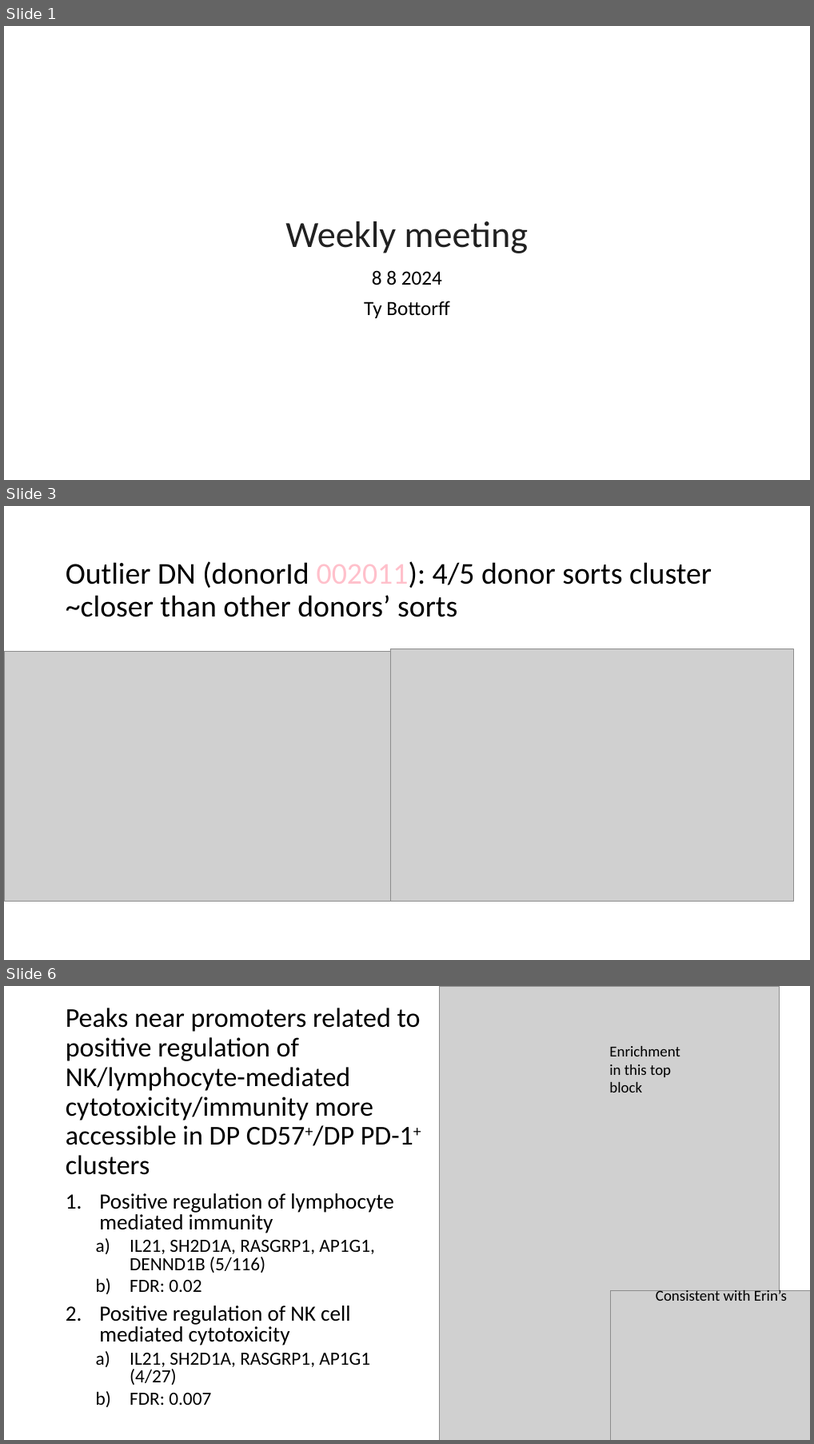
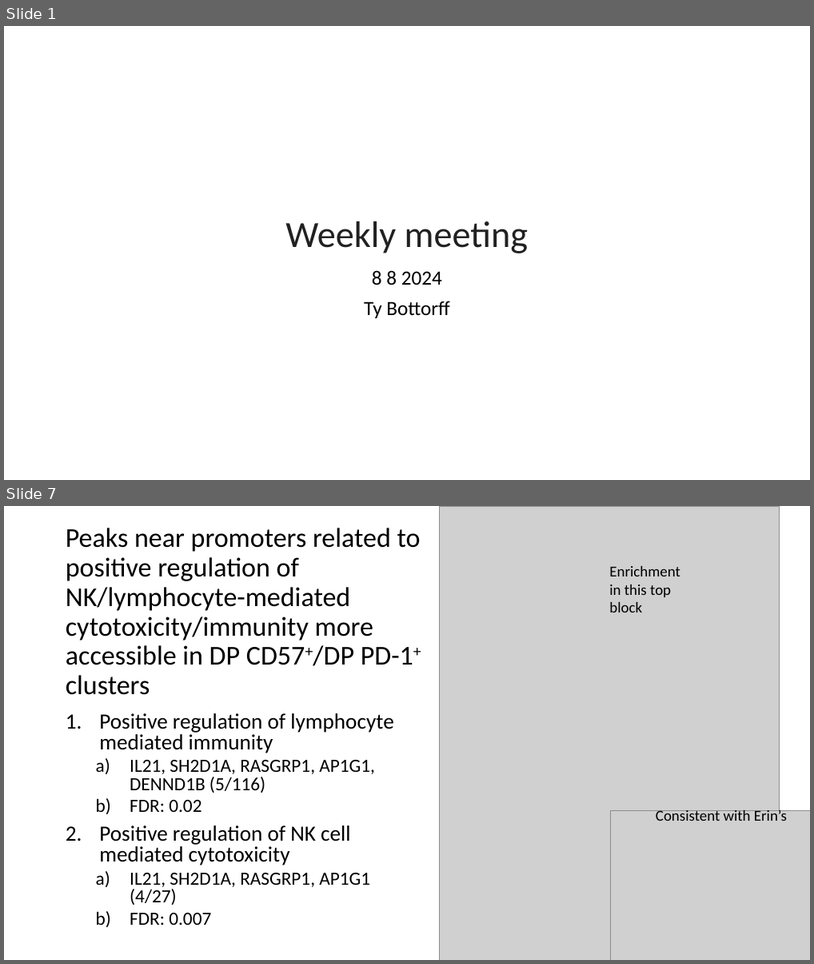
Before and after one commit to tybottorff/bottorffdocs, a slide deck: presentations/weekly_meetings/8_8_24.pptx. Shown one above the other, each under a label of ours: slides 1, 3 and 6 before the commit, slides 1 and 7 after it; the slides between them are not shown. The pictures are 814x1444 and 814x964 pixels, drawn with LibreOffice and Linux fonts; fonts in the diff are those of the drawing; grey boxes stand for pictures. Boxes give left, top, right and bottom in pixels: in the first picture for what was removed or moved away, otherwise in the second. Text is boxed around its words. In the diff, an @@ line names an element or a change of style, - is before the commit and + after.

```diff
--- a/presentations/weekly_meetings/8_8_24.pptx
+++ b/presentations/weekly_meetings/8_8_24.pptx
@@ slide 3 removed at <box>4,506,810,960</box>, background #FFFFFF @@
@@ title removed at <box>66,561,712,617</box> @@
-Outlier DN (donorId 002011): 4/5 donor sorts cluster ~closer than other donors’ sorts
@@ picture removed at <box>391,649,794,901</box> @@
@@ picture removed at <box>4,651,391,901</box> @@
@@ what was slide 6 is now slide 7 @@
```
Also in this commit, not shown: 6 slides changed, 2 slides added.
